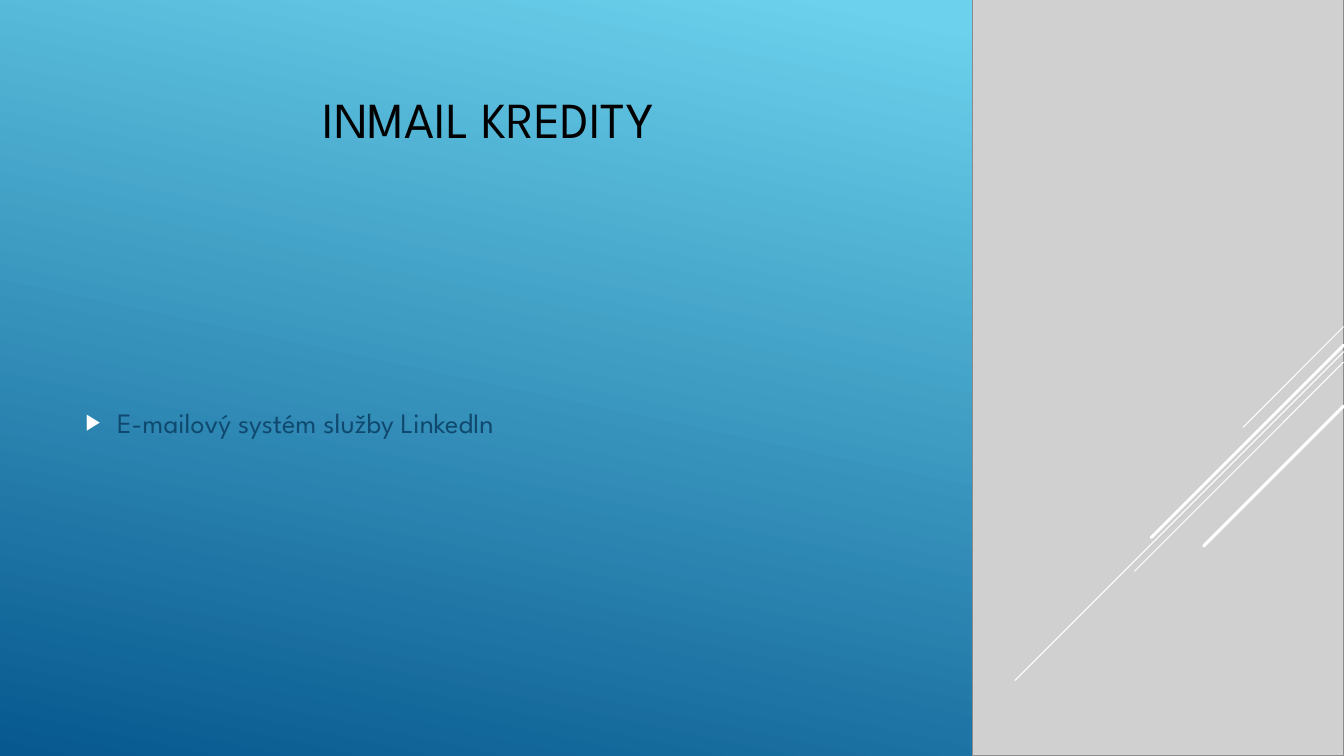
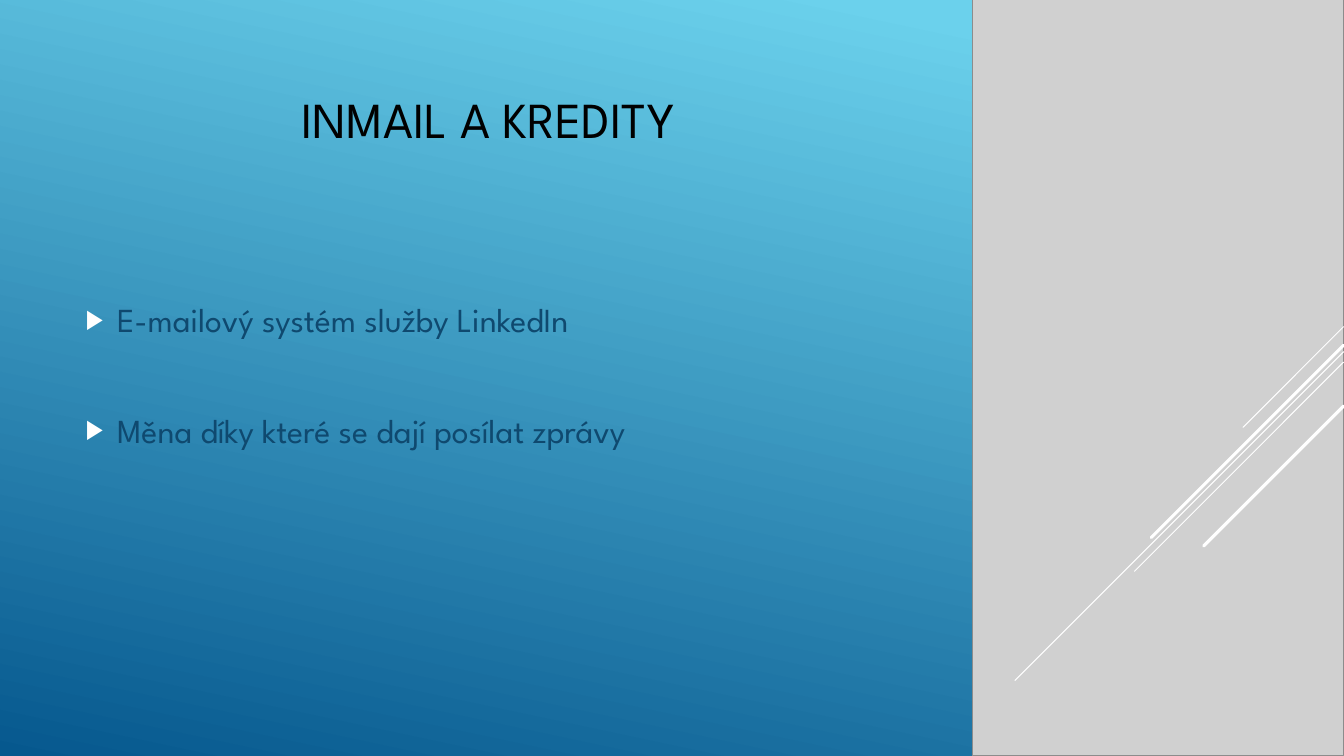
Before and after one commit to Jelenos69/I11-prezentace-Jel-nek, a slide deck: slide 16 of Jelinek.pptx. Drawn at 1344x756 pixels with LibreOffice and Linux fonts; fonts in the diff are those of the drawing; grey boxes stand for pictures. Boxes give left, top, right and bottom in pixels: in the first picture for what was removed or moved away, otherwise in the second. Text is boxed around its words. In the diff, an @@ line names an element or a change of style, - is before the commit and + after.

Commit message:
I11 Prezentace 8

```diff
--- a/Jelinek.pptx
+++ b/Jelinek.pptx
@@ title at (301, 104, 675, 138): text changed @@
-INMAIL KREDITY
+INMAIL A KREDITY
@@ text at (117, 309, 568, 339): size 20 to 24 pt in "E-mailový systém služby LinkedIn" @@
@@ text at (117, 420, 626, 450): paragraph added @@
+▶ Měna díky které se dají posílat zprávy
```
